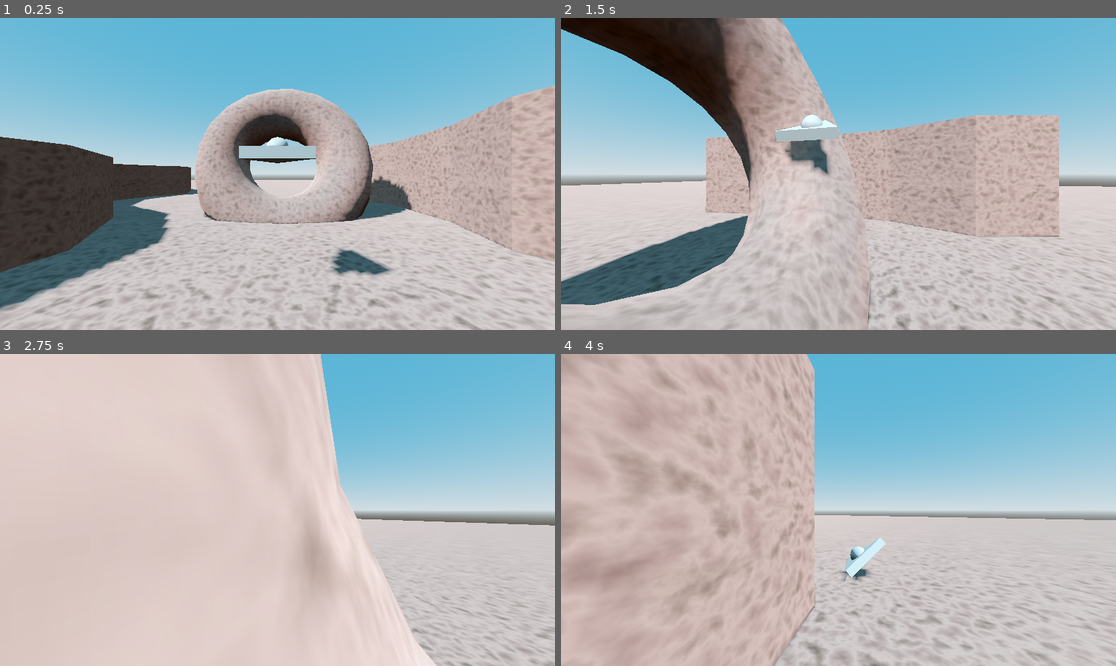
Above: before the commit, frames 1-4 (two rows, left to right).
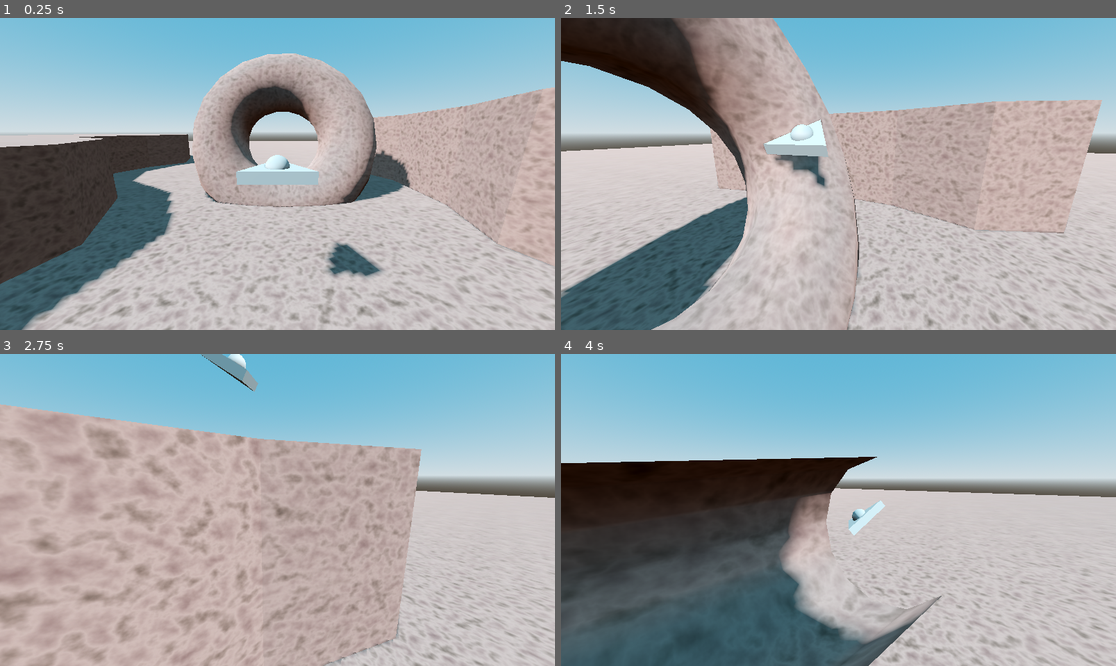
Above: after the commit, the same moments.

Repository: aXu-AP/Plain-Parcels
Game: Godot game, scene res://world.tscn
Two runs of this game, one before a commit and one after it. Both use one fixed random seed, a clock stepped at 60 frames per second and the inputs below.
Inputs:
- Up to frame 1 (0.25 s): no input
- Up to frame 2 (1.5 s): hold D (turn_right) 0.53-1.28 s; hold S (turn_down) from 1.28 s (still down)
- Up to frame 3 (2.75 s): release S (turn_down) at 2.03 s; hold D (turn_right) from 2.03 s (still down)
- Up to frame 4 (4 s): release D (turn_right) at 2.78 s; hold W (turn_up) 2.78-3.53 s; hold A (turn_left) from 3.53 s (still down)

The runs differ from the first frame. In frame 1, 41% of the frame differs, in the area x 0-100%, y 8-100%; in frame 2, 39%; in frame 3, 64%; in frame 4, 65%, in the area x 0-100%, y 0-100%.

Commit message:
Improve game feel

Diff:
--- a/actors/player/player.gd
+++ b/actors/player/player.gd
@@ -1,18 +1,26 @@
 extends CharacterBody3D
 
-@export var speed: float = 15.0
+@export var forward_speed: float = 15.0
+@export var boosting_speed: float = 20.0
+@export var braking_speed: float = 10.0
+@export var vertical_speed: float = 15.0
 @export var turning_speed: float = 2.0
 @export var max_pitch: float = PI / 2 * .8
 @export var max_height: float = 10.0
 @export var max_height_soft: float = 7.0
 @export var downwards_force: float = 30.0
 
+
 var _turning_speed: float = 0.0
-@onready var _speed: float = speed
+@onready var _speed: float = forward_speed
 
 func _physics_process(delta: float) -> void:
-	_speed = move_toward(_speed, speed - rotation.x * 5, delta * 10)
-	velocity = -basis.z * _speed
+	var base_speed: float = forward_speed
+	base_speed = lerp(base_speed, boosting_speed, Input.get_action_strength("boost"))
+	base_speed = lerp(base_speed, braking_speed, Input.get_action_strength("brake"))
+	_speed = move_toward(_speed, base_speed, delta * (10 + Input.get_action_strength("boost") * 10))
+	velocity = Vector3.FORWARD.rotated(Vector3.UP, rotation.y) * _speed
+	velocity.y = rotation.x * vertical_speed
 	var target_rotation = Input.get_axis("turn_right", "turn_left") * turning_speed
 	_turning_speed = move_toward(_turning_speed, target_rotation, 10 * delta)
 	rotate_y(_turning_speed * delta)
--- a/actors/player/player_camera.gd
+++ b/actors/player/player_camera.gd
@@ -1,12 +1,13 @@
 extends Camera3D
 
 @export var target: Node3D
-@export var distance: float = 8.0
+@export var distance: float = 7.0
+@export var height: float = 8.0
 
 func _physics_process(delta: float) -> void:
 	var target_flat: Vector3 = target.global_position - target.global_basis.z * 5
-	target_flat.y = global_position.y
+	target_flat.y = global_position.y - 3
 	look_at(target_flat)
 	var target_position = target.global_position + Vector3.BACK.rotated(Vector3.UP, target.rotation.y) * distance
-	global_position = global_position.lerp(target_position, .05)
-	global_position.y = lerp(global_position.y, 5.0, .2)
+	global_position = global_position.lerp(target_position, .04)
+	global_position.y = lerp(global_position.y, height, .2)
